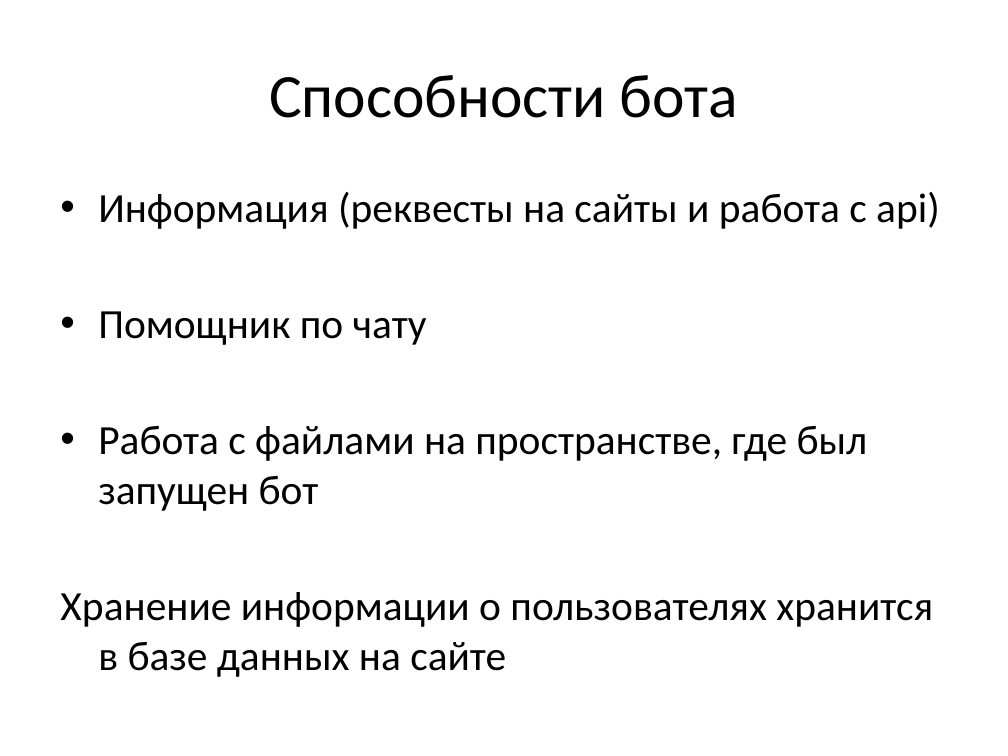
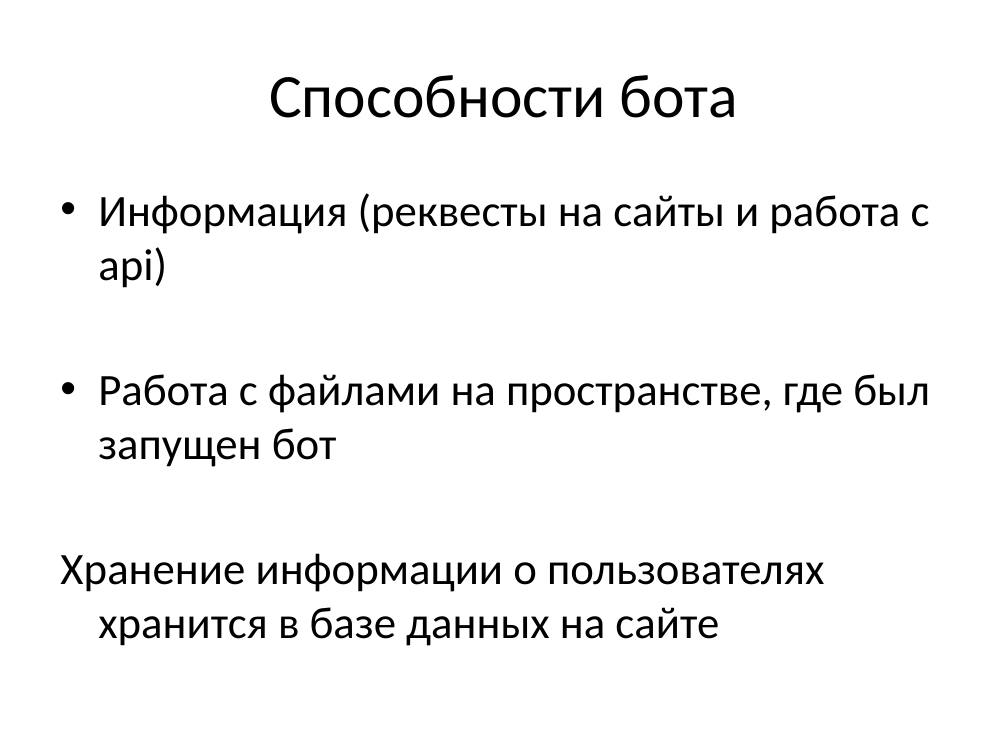
Before and after one commit to ma3rd-nepon/Telegram-bot, a slide deck: slide 4 of Информационный бот.pptx. Drawn at 1008x756 pixels with LibreOffice and Linux fonts; fonts in the diff are those of the drawing. Boxes give left, top, right and bottom in pixels: in the first picture for what was removed or moved away, otherwise in the second. Text is boxed around its words. In the diff, an @@ line names an element or a change of style, - is before the commit and + after.

```diff
--- a/Информационный бот.pptx
+++ b/Информационный бот.pptx
@@ text "Информация (реквесты на сайты и ..." at bbox=[60, 193, 930, 646]: size 29.6 to 32 pt @@
@@ text at bbox=[98, 311, 427, 345]: paragraph removed @@
-• Помощник по чату
```
Also in this commit, not shown: 3 other slides changed, 1 slide added, 9 other files.
